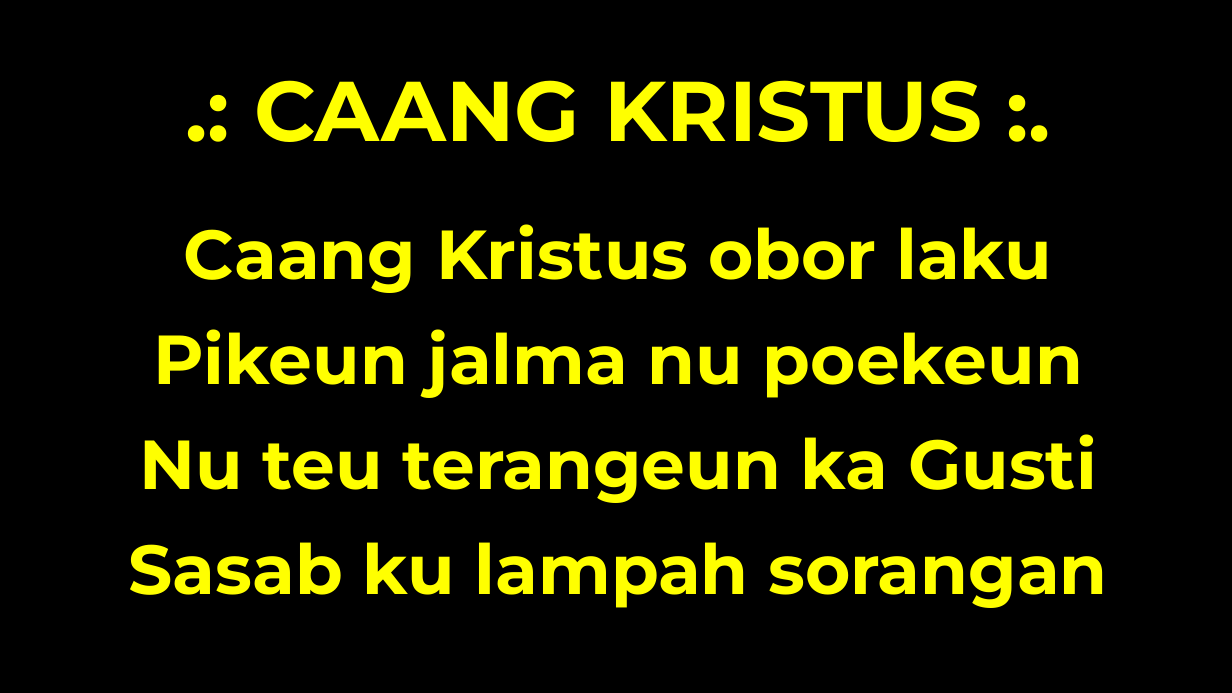
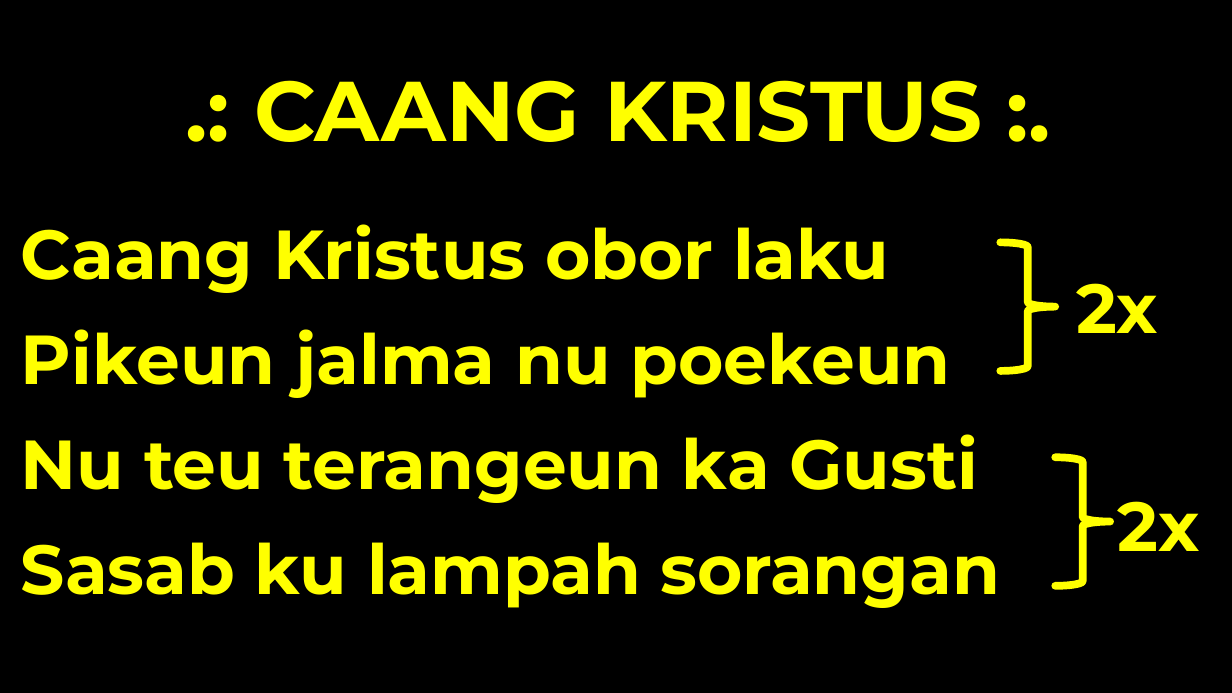
Before and after one commit to laurensius/Slide_Misa_KRC, a slide deck: slide 52 of 2020 11 tanggal 28 - 29/Slide Misa Bahasa Sunda.pptx (slide 48 before the commit). Drawn at 1232x693 pixels with LibreOffice and Linux fonts; fonts in the diff are those of the drawing; background and template pictures are left out. Boxes give left, top, right and bottom in pixels: in the first picture for what was removed or moved away, otherwise in the second. Text is boxed around its words. In the diff, an @@ line names an element or a change of style, - is before the commit and + after.

```diff
--- a/2020 11 tanggal 28 - 29/Slide Misa Bahasa Sunda.pptx
+++ b/2020 11 tanggal 28 - 29/Slide Misa Bahasa Sunda.pptx
@@ text "Caang Kristus obor laku": place and size @@
-text "Caang Kristus obor laku" at <box>128,224,1107,608</box>
+text "Caang Kristus obor laku" at <box>21,224,1000,608</box>
@@ text "Caang Kristus obor laku" at <box>21,224,1000,608</box>: alignment centre to left @@
@@ right brace added at <box>1001,242,1055,371</box>, outline #FFFF00 6 pt @@
@@ text added at <box>1076,283,1158,333</box>, 54 pt, text #FFFF00, bold @@
+2x
@@ right brace added at <box>1055,457,1110,586</box>, outline #FFFF00 6 pt @@
@@ text added at <box>1118,501,1200,551</box>, 54 pt, text #FFFF00, bold @@
+2x
```
Also in this commit, not shown: 17 other slides changed, 5 slides added, 1 slide removed, 5 other files.
